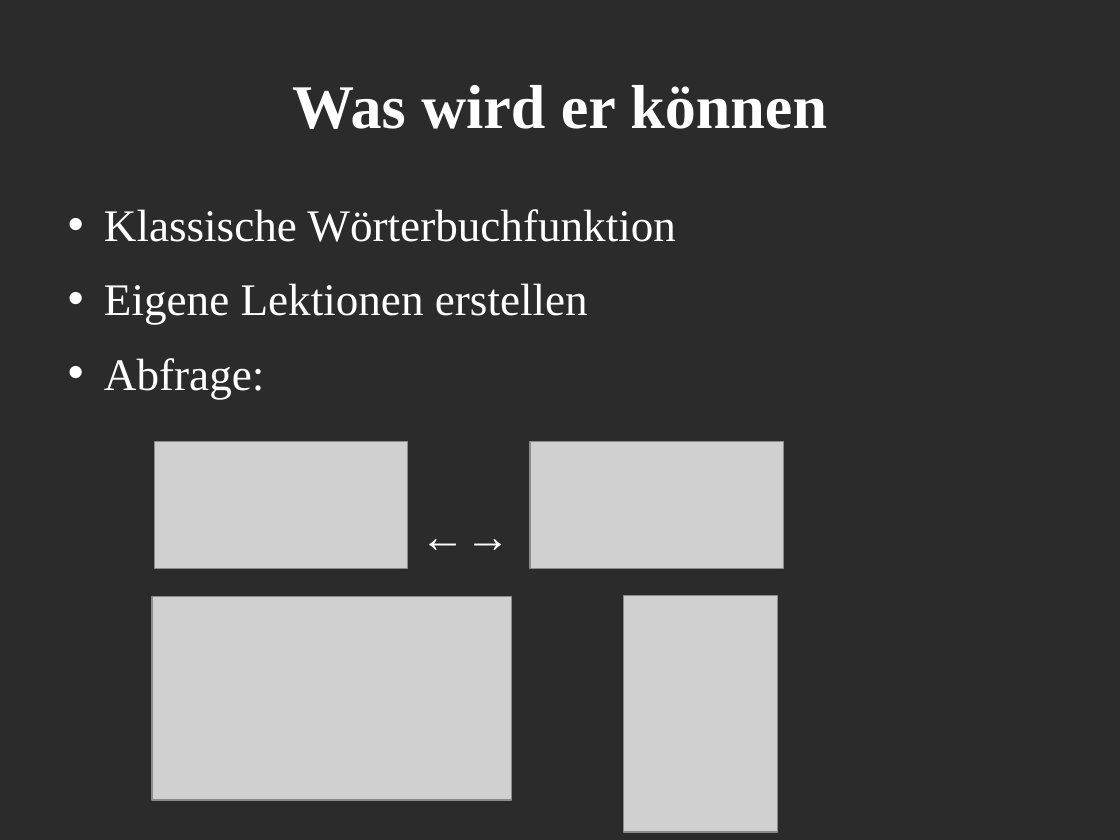
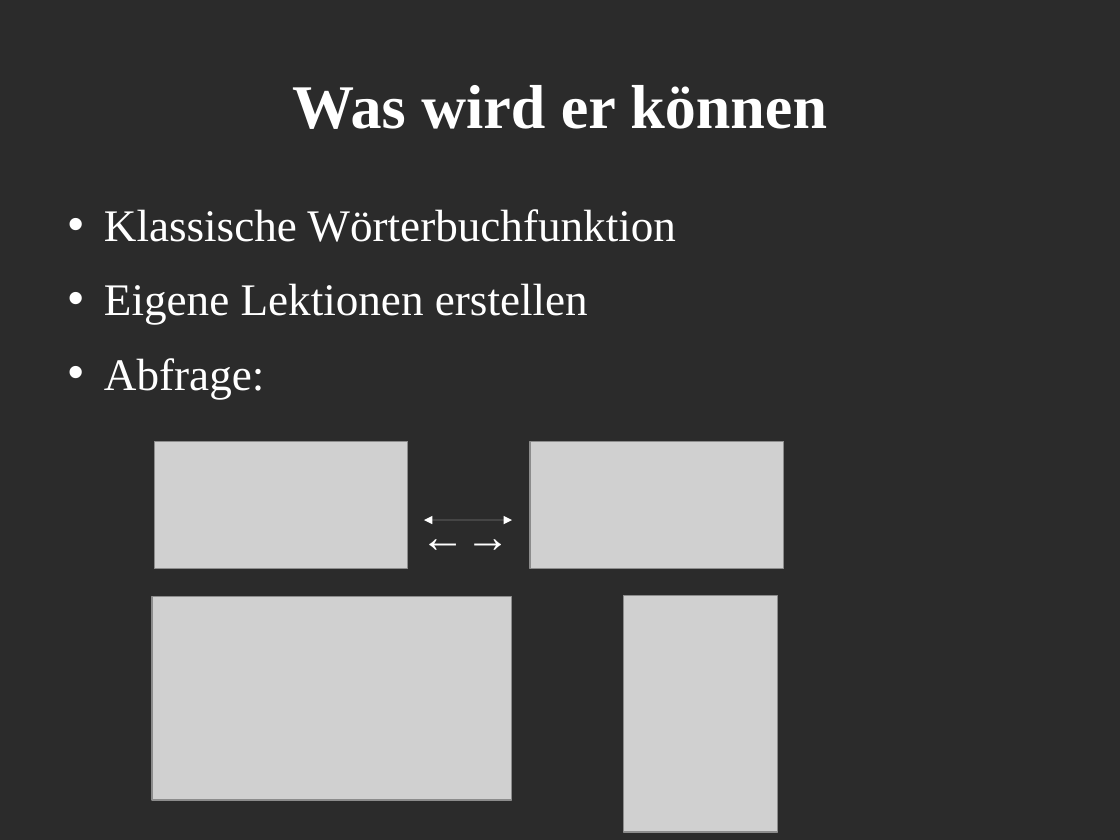
Before and after one commit to dialogos-saar18/Vokabeltrainer, a slide deck: slide 3 of Präsentation Vokabeltrainer.odp. Drawn at 1120x840 pixels with LibreOffice and Linux fonts; fonts in the diff are those of the drawing; grey boxes stand for pictures; background and template pictures are left out; a plain dark background stands for a picture behind light text. Boxes give left, top, right and bottom in pixels: in the first picture for what was removed or moved away, otherwise in the second. Text is boxed around its words. In the diff, an @@ line names an element or a change of style, - is before the commit and + after.

Commit message:
Test

```diff
--- a/Präsentation Vokabeltrainer.odp
+++ b/Präsentation Vokabeltrainer.odp
@@ double arrow added from (424, 520) to (512, 520), #FFFFFF 0 pt @@
```
